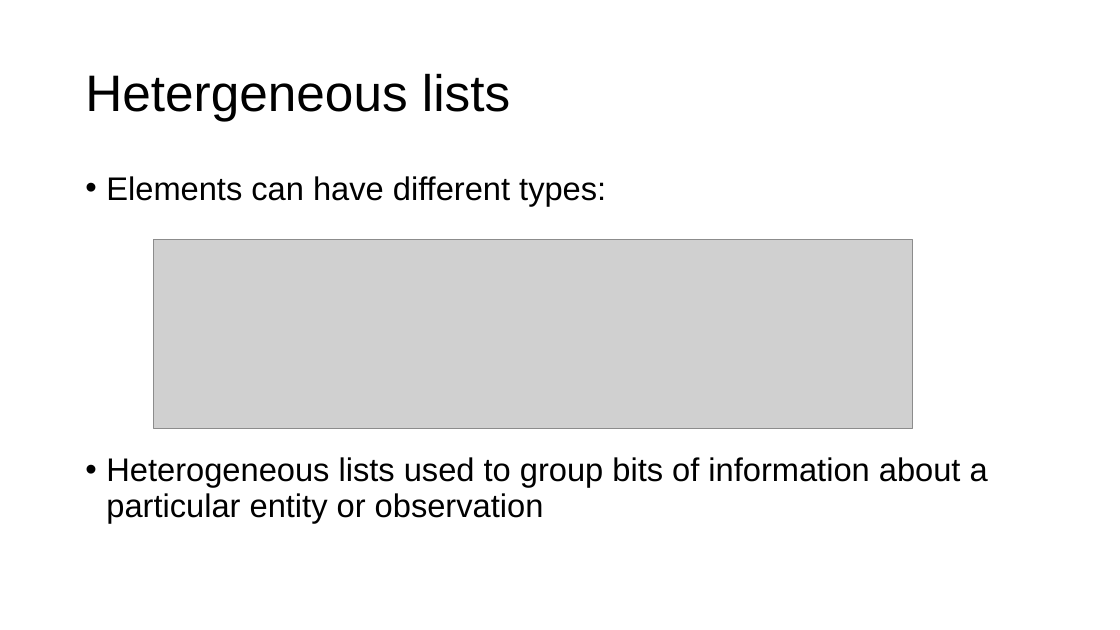
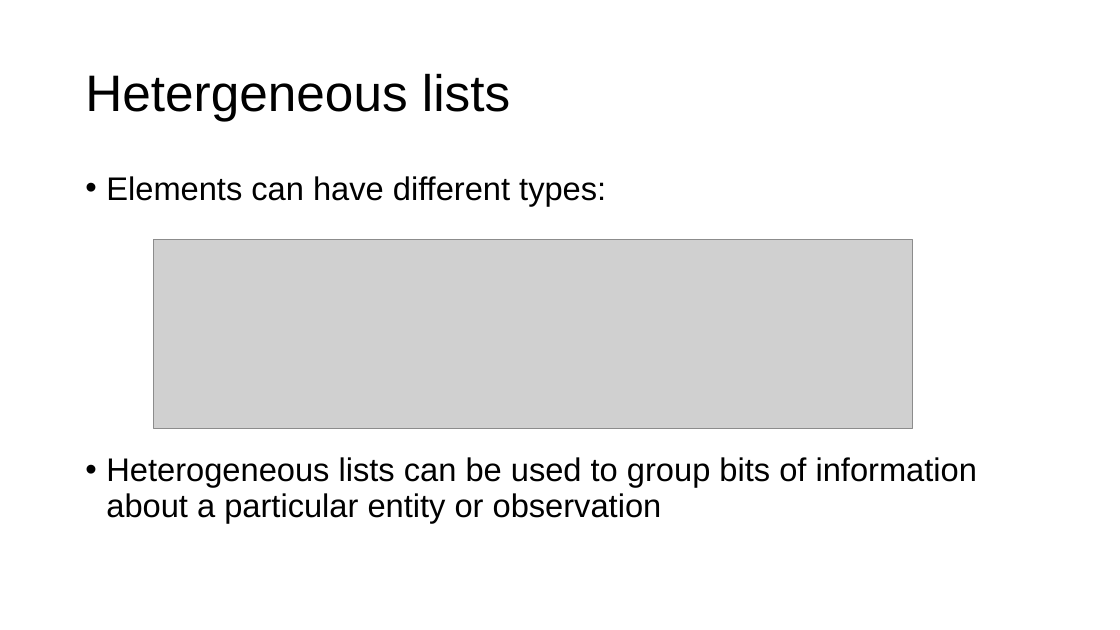
Before and after one commit to parrt/msds501, a slide deck: slide 14 of slides/intro-programming.pptx. Drawn at 1120x630 pixels with LibreOffice and Linux fonts; fonts in the diff are those of the drawing; grey boxes stand for pictures; background and template pictures are left out. Boxes give left, top, right and bottom in pixels: in the first picture for what was removed or moved away, otherwise in the second. Text is boxed around its words. In the diff, an @@ line names an element or a change of style, - is before the commit and + after.

```diff
--- a/slides/intro-programming.pptx
+++ b/slides/intro-programming.pptx
@@ text at [106, 457, 977, 523]: text changed @@
-• Heterogeneous lists used to group bits of information about a particular entity or observation
+• Heterogeneous lists can be used to group bits of information about a particular entity or observation
```
Also in this commit, not shown: 9 other slides changed, 1 other file.
